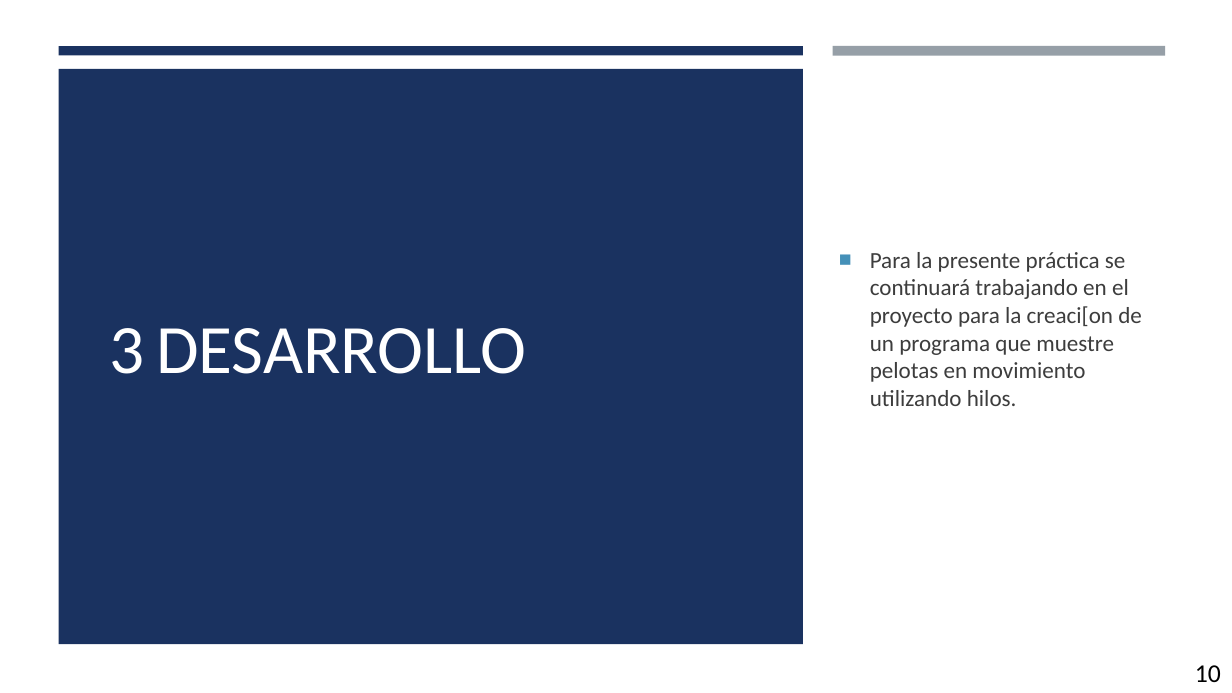
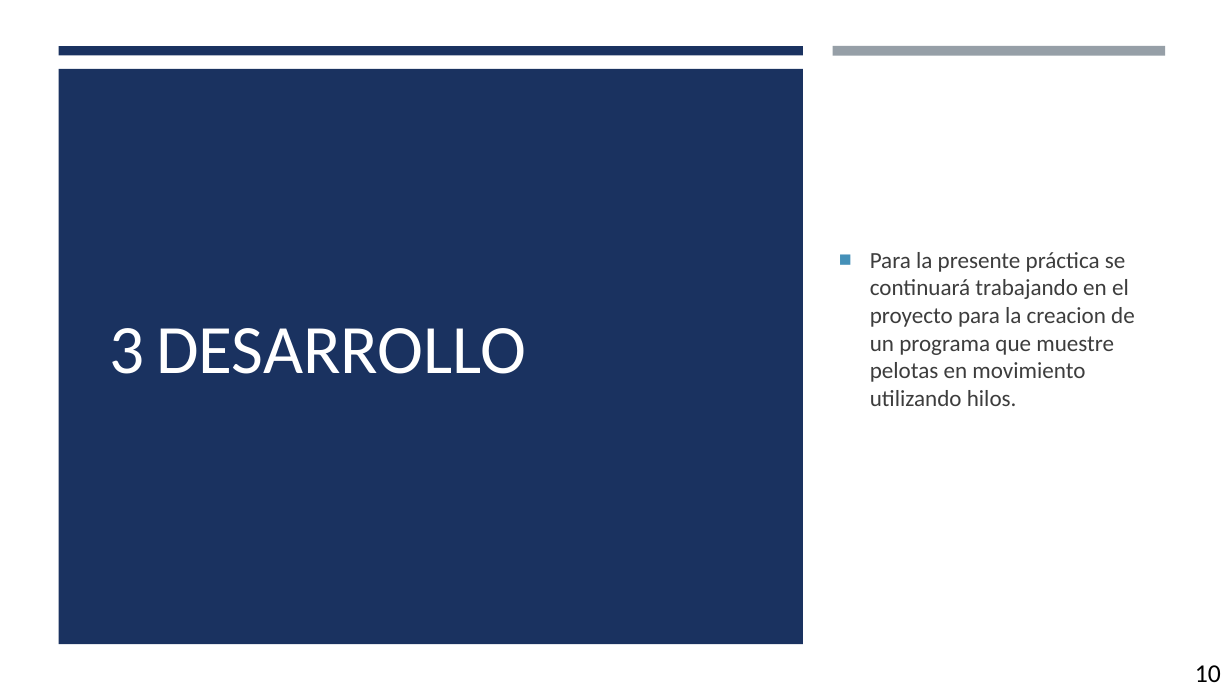
Before and after one commit to andrespallango/Aplicaciones_Distribuidas_Java_DotNET, a slide deck: slide 10 of HilosJava_Grupo2/DOCUMENTACION/HilosJava_168_169_170_Grupo2.pptx. Drawn at 1232x693 pixels with LibreOffice and Linux fonts; fonts in the diff are those of the drawing. Boxes give left, top, right and bottom in pixels: in the first picture for what was removed or moved away, otherwise in the second. Text is boxed around its words. In the diff, an @@ line names an element or a change of style, - is before the commit and + after.

```diff
--- a/HilosJava_Grupo2/DOCUMENTACION/HilosJava_168_169_170_Grupo2.pptx
+++ b/HilosJava_Grupo2/DOCUMENTACION/HilosJava_168_169_170_Grupo2.pptx
@@ text at (x1=870, y1=252, x2=1135, y2=406): text changed @@
-■ Para la presente práctica se continuará trabajando en el proyecto para la creaci[on de un programa que muestre pelotas en movimiento utilizando hilos.
+■ Para la presente práctica se continuará trabajando en el proyecto para la creacion de un programa que muestre pelotas en movimiento utilizando hilos.
```
Also in this commit, not shown: 17 other slides changed, 1 other file.
